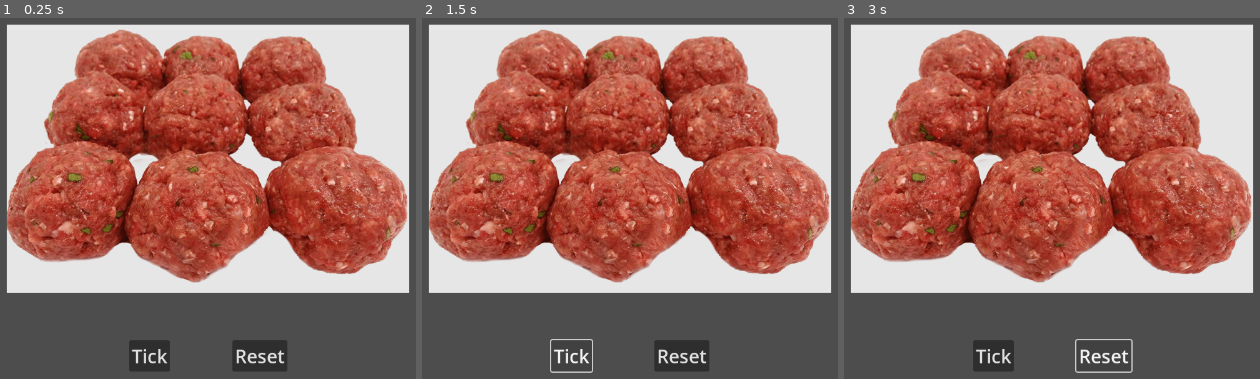
Above: before the commit, frames 1-3 (left to right).
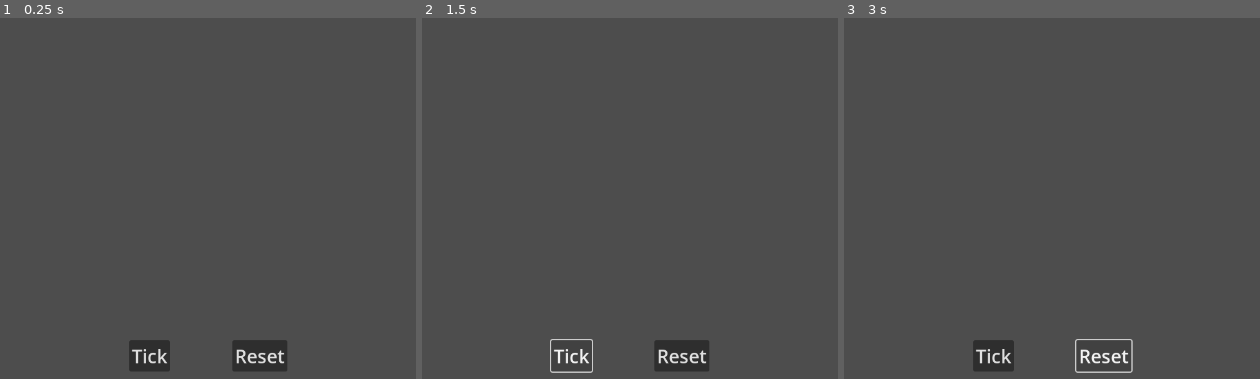
Above: after the commit, the same moments.

Repository: SpntKbrg/microwave-game
Game: Godot game, scene res://scenes/mockup/TestItemModel.tscn
Two runs of this game, one before a commit and one after it. Both use one fixed random seed, a clock stepped at 60 frames per second and the inputs below. This scene is started directly instead of the project's main scene.
Inputs:
- Up to frame 1 (0.25 s): no input
- Up to frame 2 (1.5 s): click "Tick" at 0.5 s; click "Tick" at 1.25 s
- Up to frame 3 (3 s): click "Tick" at 2 s; click "Reset" at 2.75 s

The runs differ from the first frame. In frame 1, 72% of the frame differs, in the area x 1-99%, y 1-77%; in frame 2, 72%; in frame 3, 72%.
Error after the commit: Parse Error: Invalid argument for "tick()" function: argument 1 should be "MicrowaveMethod" but is "UtilType.WaveTemperature". (res://scripts/mockup/test_item_…

Commit message:
add microwave method type

Diff:
--- /dev/null
+++ b/scripts/consts/microwave_method.gd
@@ -0,0 +1,6 @@
+extends Node
+
+class_name MicrowaveMethod
+
+var temperature: UtilType.WaveTemperature;
+# more in future...
--- a/scripts/consts/type.gd
+++ b/scripts/consts/type.gd
@@ -4,4 +4,3 @@
 
 enum ItemType { FOOD, FOOD_BOX }
 enum WaveTemperature { LOW, MEDIUM, HIGH }
-enum WaveMethod { JUST_WAVE, REQUIRE_OPEN }
--- a/scripts/game/item_model.gd
+++ b/scripts/game/item_model.gd
@@ -5,8 +5,6 @@
 @export var data: ItemData;
 @export var timer: int;
 var sprite: Sprite2D;
-
-signal on_wave_completed();
 
 func _ready() -> void:
 	sprite = $Sprite;
@@ -16,13 +14,12 @@
 	timer = d.heat_timer;
 	sprite.texture = d.raw_sprite;
 
-func tick(temperature: UtilType.WaveTemperature):
+func tick(method: MicrowaveMethod):
 	if data == null: return;
-	if data.temperature != temperature: return;
+	if data.temperature != method.temperature: return;
 	timer -= 1;
 	if (timer <= 0):
 		sprite.texture = data.cooked_sprite;
-		on_wave_completed.emit();
 
 func reset():
 	if data == null: return;
--- a/scripts/resources/item_data.gd
+++ b/scripts/resources/item_data.gd
@@ -5,6 +5,5 @@
 @export var type: UtilType.ItemType;
 @export var heat_timer: int; # seconds
 @export var temperature: UtilType.WaveTemperature;
-@export var method: UtilType.WaveMethod;
 @export var raw_sprite: Texture2D;
 @export var cooked_sprite: Texture2D;
Not shown, added: scripts/consts/microwave_method.gd.uid
